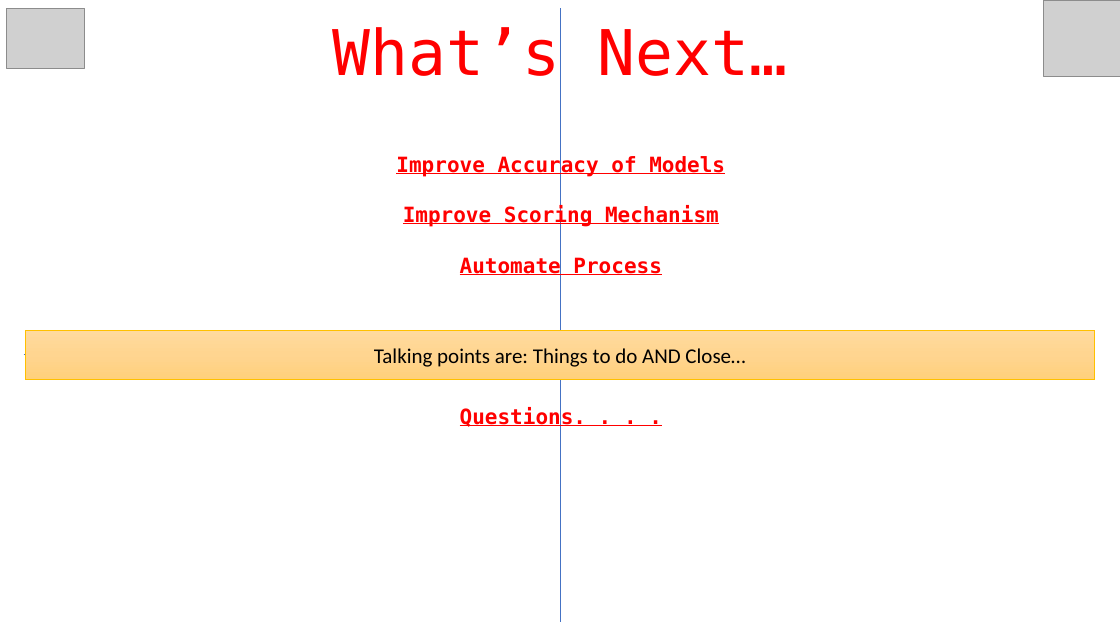
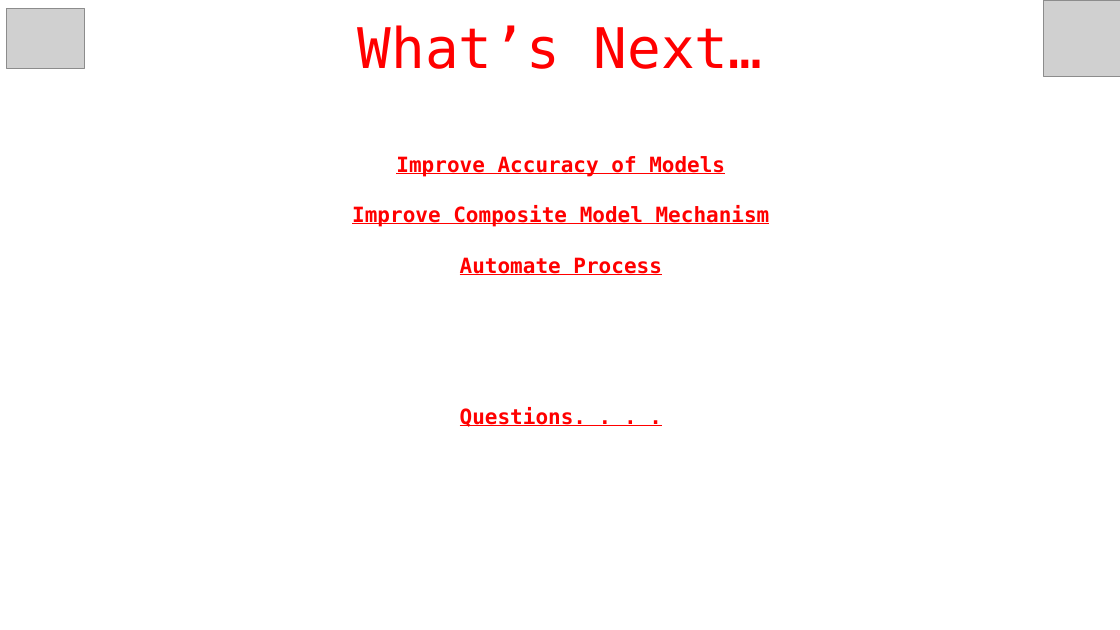
Before and after one commit to richpatanalytics/FakeNewsAnalysis, a slide deck: slide 12 of FakeNewsProjectPresentation.pptx. Drawn at 1120x630 pixels with LibreOffice and Linux fonts; fonts in the diff are those of the drawing; grey boxes stand for pictures. Boxes give left, top, right and bottom in pixels: in the first picture for what was removed or moved away, otherwise in the second. Text is boxed around its words. In the diff, an @@ line names an element or a change of style, - is before the commit and + after.

```diff
--- a/FakeNewsProjectPresentation.pptx
+++ b/FakeNewsProjectPresentation.pptx
@@ text "What’s Next…" at (358,25,763,69): size 54 to 48 pt @@
@@ line removed from (560, 8) to (560, 622) @@
@@ text at (352,205,770,227): text changed @@
-Improve Scoring Mechanism
+Improve Composite Model Mechanism
@@ line removed from (24, 355) to (1095, 355) @@
@@ rectangle removed at (25,330,1095,379) @@
-Talking points are: Things to do AND Close…
```
Also in this commit, not shown: 7 other slides changed, 4 slides added, 6 slides removed.
